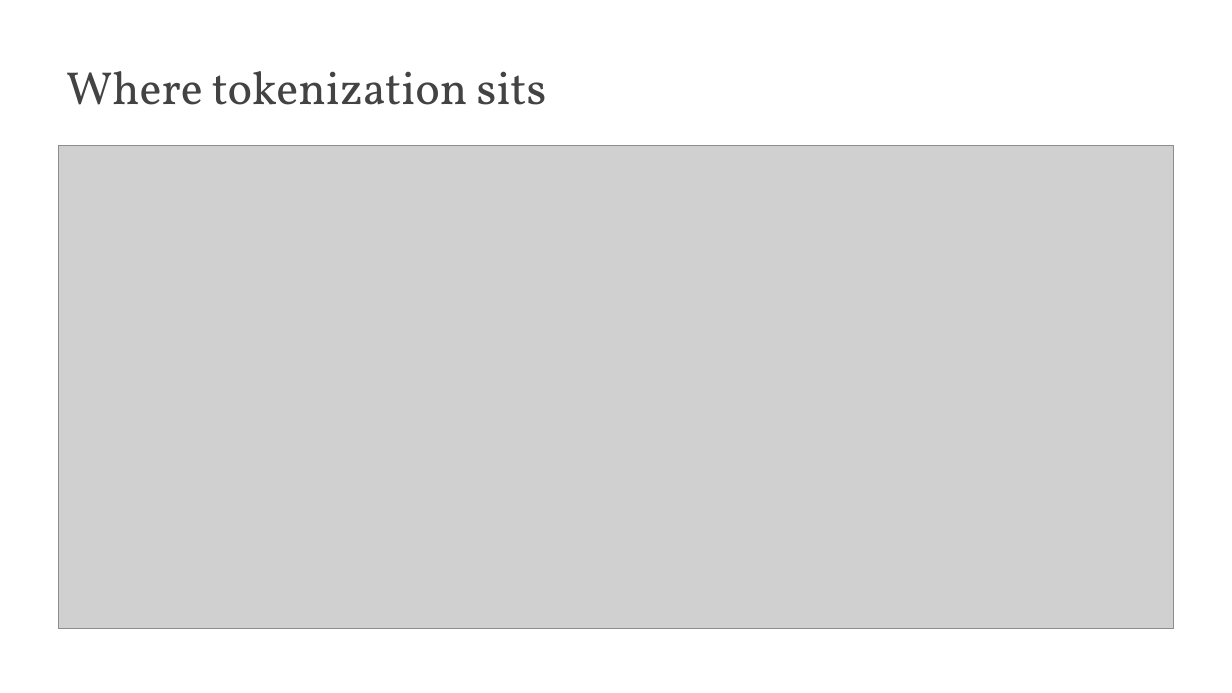
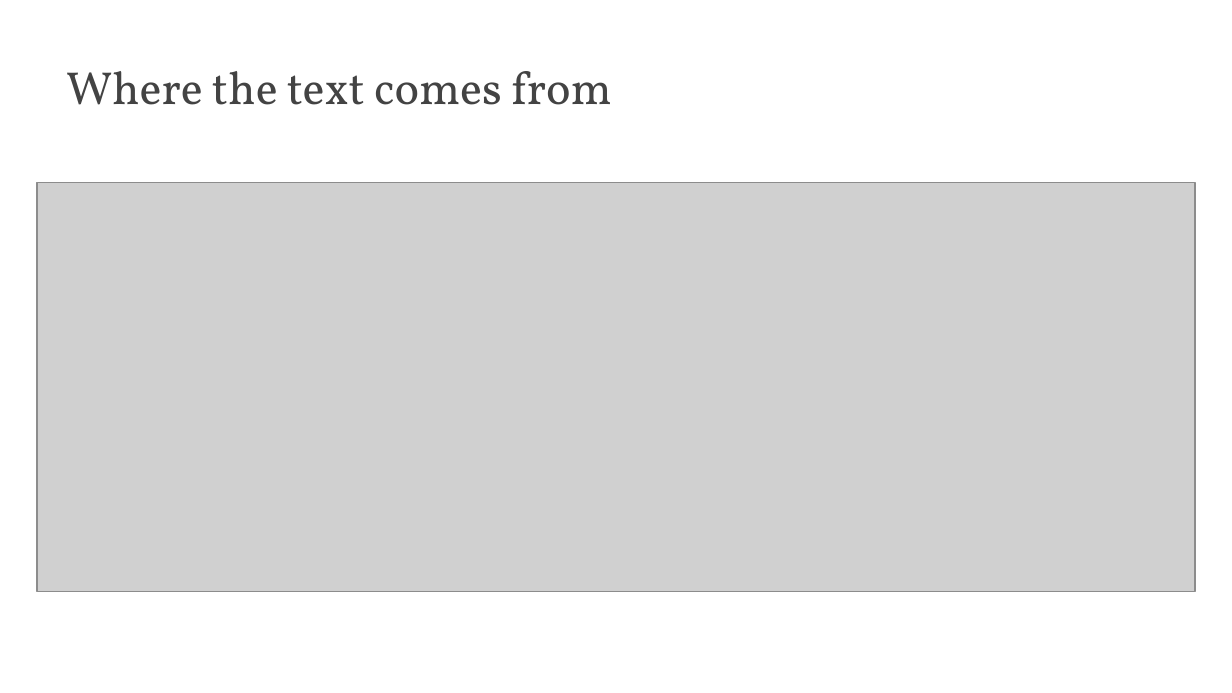
Before and after one commit to edavalosanaya/CSCI3495_NLP_LLMs_Student, a slide deck: slide 8 of weeks/week-10/class-01/lecture/slides.pptx (slide 2 before the commit). Drawn at 1232x693 pixels with LibreOffice and Linux fonts; fonts in the diff are those of the drawing; grey boxes stand for pictures; background and template pictures are left out. Boxes give left, top, right and bottom in pixels: in the first picture for what was removed or moved away, otherwise in the second. Text is boxed around its words. In the diff, an @@ line names an element or a change of style, - is before the commit and + after.

```diff
--- a/weeks/week-10/class-01/lecture/slides.pptx
+++ b/weeks/week-10/class-01/lecture/slides.pptx
@@ title at (66,71,612,105): text changed @@
-Where tokenization sits
+Where the text comes from
@@ picture: place and size @@
-picture at (59,145,1174,628)
+picture at (37,182,1195,591)
```
Also in this commit, not shown: 4 other slides changed, 5 slides added, 9 slides removed, 2 other files.
